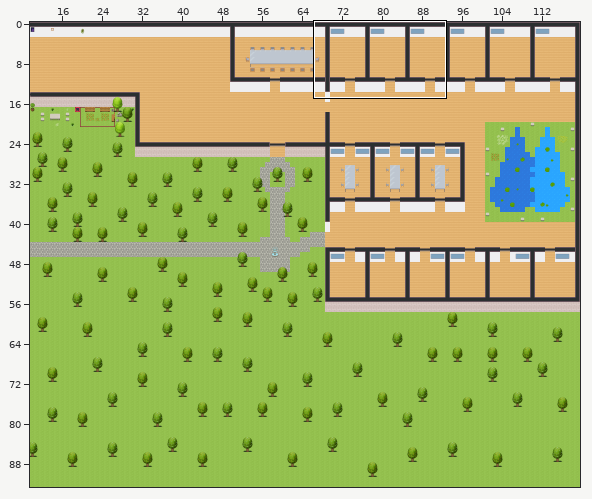
Two versions of a level (Tiled map (JSON), maps/map.tmj). The picture above shows the old version from afar; the outline marks the close-up.
Close-up. Before:
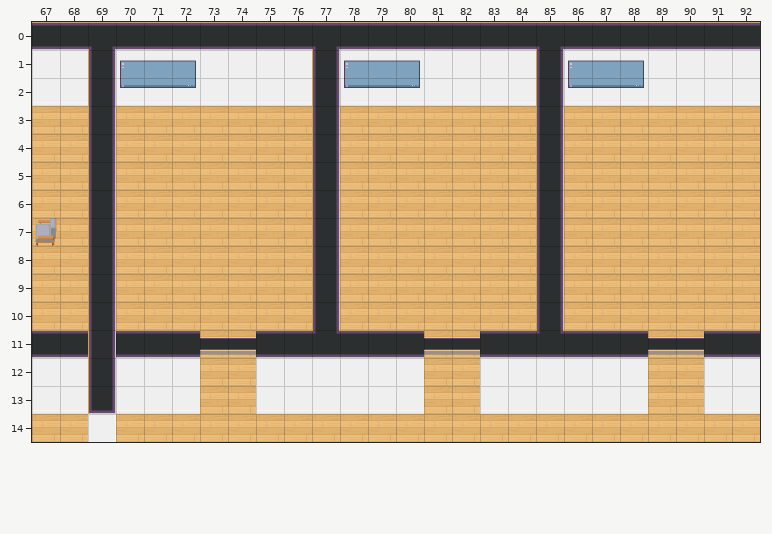
Cells are 32x32 px. Shown: x 67..92, y 0..14. The commit also changed other parts of the map, which this record leaves out.
Now the later version:
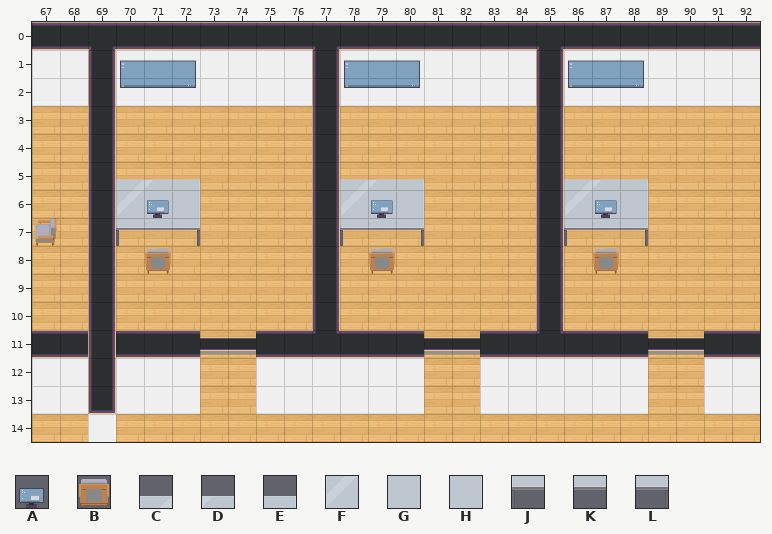
Key: from "WA_Miscellaneous": A 1; from "WA_Seats": B 99; from "WA_Tables": C 5, D 6, E 7, F 15, G 16, H 17, J 25, K 26, L 27.
_ is an empty cell.
The edit:
Layer "furniture/furniture2":
y 6: x 70..72 ___ -> FGH; x 78..80 ___ -> FGH; x 86..88 ___ -> FGH
y 7: x 70..72 ___ -> JKL; x 78..80 ___ -> JKL; x 86..88 ___ -> JKL
y 8: x 71 _ -> B; x 79 _ -> B; x 87 _ -> B
Layer "furniture/furniture3":
y 6: x 71 _ -> A; x 79 _ -> A; x 87 _ -> A
Layer "above/above2":
y 5: x 70..72 ___ -> CDE; x 78..80 ___ -> CDE; x 86..88 ___ -> CDE
